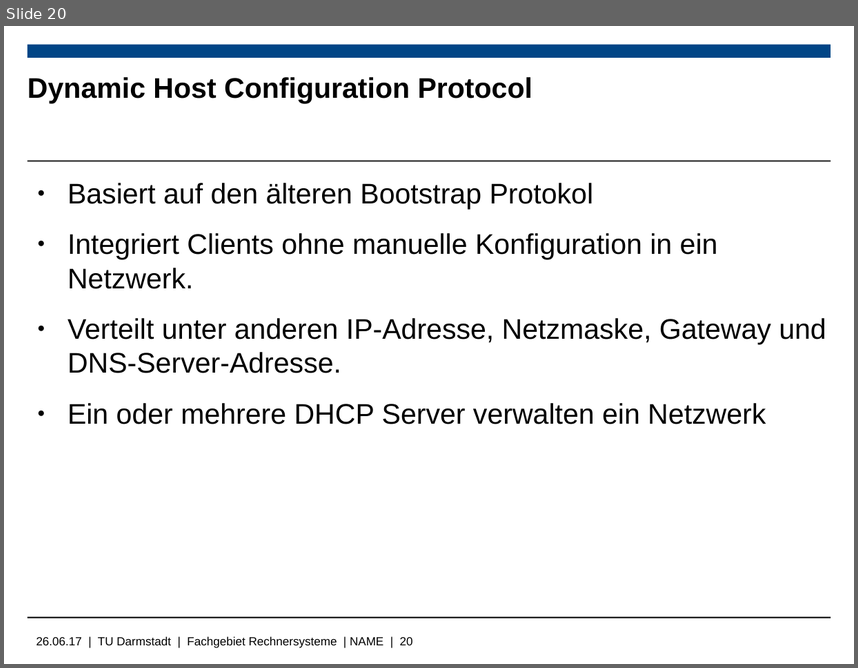
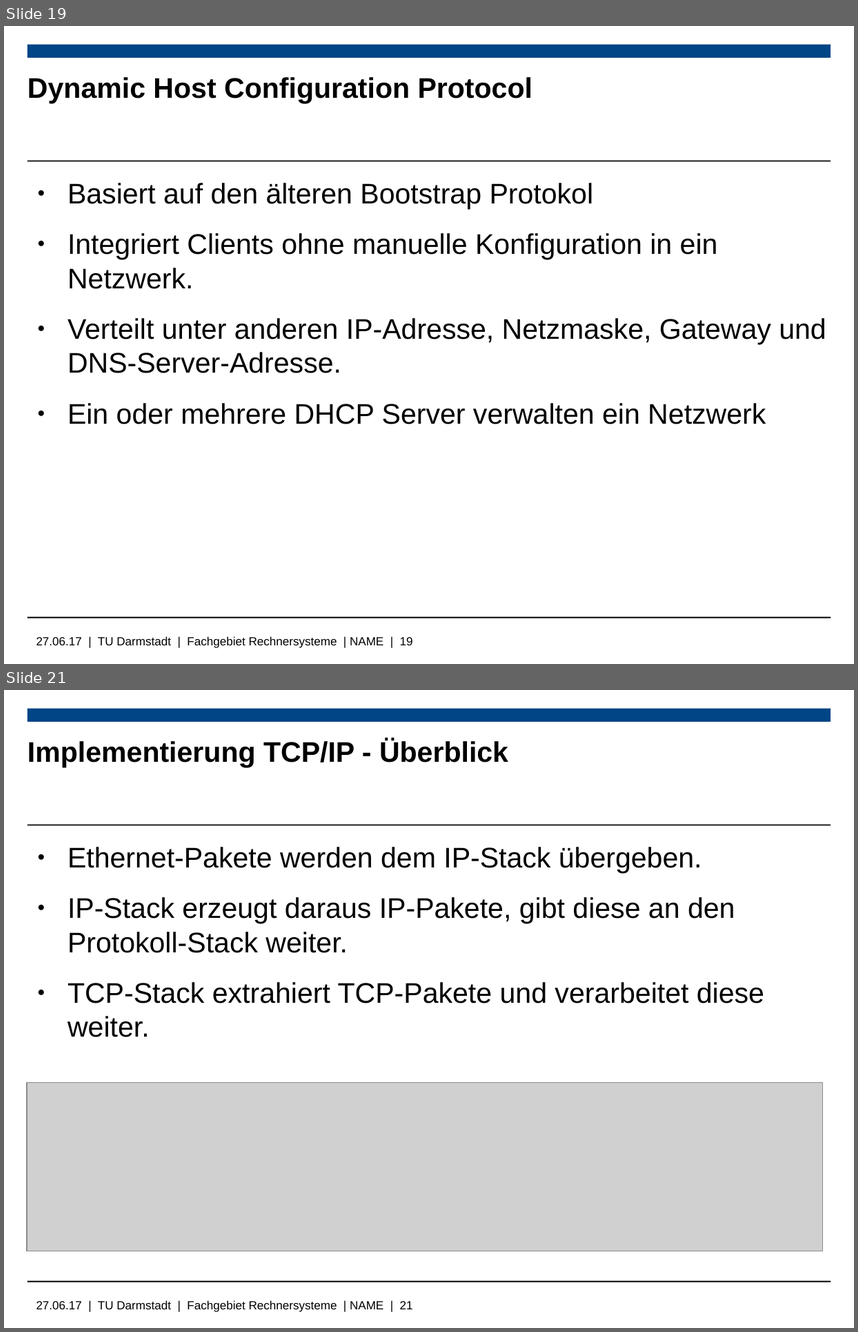
Before and after one commit to Wiero/Bachelorarbeit, a slide deck: Bachelorpräsenation.odp. Shown one above the other, each under a label of ours: slide 20 before the commit, slides 19 and 21 after it; the slides between them are not shown. The pictures are 858x668 and 858x1332 pixels, drawn with LibreOffice and Linux fonts; fonts in the diff are those of the drawing; grey boxes stand for pictures; background and template pictures are left out. Boxes give left, top, right and bottom in pixels: in the first picture for what was removed or moved away, otherwise in the second. Text is boxed around its words. In the diff, an @@ line names an element or a change of style, - is before the commit and + after.

```diff
--- a/Bachelorpräsenation.odp
+++ b/Bachelorpräsenation.odp
@@ slide 21 added at (x1=4, y1=690, x2=854, y2=1328), background #FFFFFF; not listed: 4 template elements that a slide beside it also shows @@
@@ title added at (x1=27, y1=740, x2=508, y2=768), 24 pt, text #000000, bold @@
+Implementierung TCP/IP - Überblick
@@ text added at (x1=67, y1=847, x2=764, y2=1037), 24 pt, text #000000 @@
+● Ethernet-Pakete werden dem IP-Stack übergeben.
+● IP-Stack erzeugt daraus IP-Pakete, gibt diese an den Protokoll-Stack weiter.
+● TCP-Stack extrahiert TCP-Pakete und verarbeitet diese weiter.
@@ picture added at (x1=27, y1=1083, x2=822, y2=1251) @@
@@ what was slide 20 is now slide 19 @@
@@ text at (x1=36, y1=636, x2=413, y2=648): text changed @@
-26.06.17 | TU Darmstadt | Fachgebiet Rechnersysteme | NAME | 20
+27.06.17 | TU Darmstadt | Fachgebiet Rechnersysteme | NAME | 19
```
Also in this commit, not shown: 8 slides changed, 7 other slides added, 3 slides removed, 6 other files.
